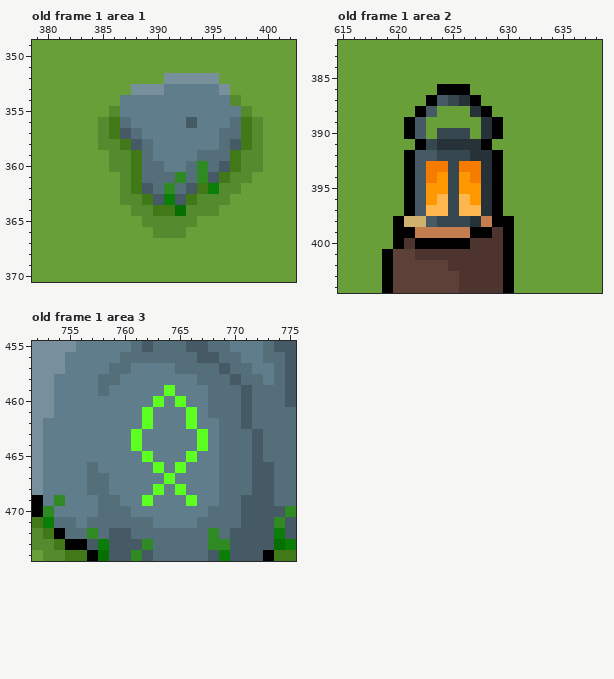
Pixel-art file, stored at Aseprite/Clipboard_leafy_background.aseprite. The first picture shows the starting point.
800x500 pixels, 1 frame. Shown: old frame 1 area 1: x 379..402, y 349..370; old frame 1 area 2: x 615..638, y 382..404; old frame 1 area 3: x 752..775, y 455..474. The commit also changed other frames or places, which this record leaves out.
Now the later version:
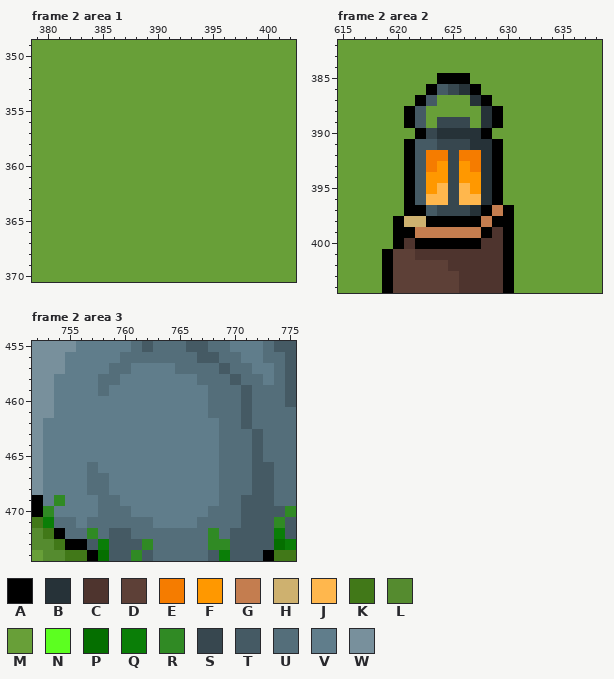
Palette (. is transparent): A #000000  B #263238  C #4e342e  D #5d4037  E #f57c00  F #ff9800  G #c47d4f  H #ceb16f  J #ffb74d  K #417818  L #558b2f  M #689f38  N #5cff20  P #056f00  Q #0a7e07  R #308a24  S #37474f  T #455a64  U #546e7a  V #607d8b  W #78909c
A new or re-ordered frame is compared with the old frame closest to it.
Change:
frames 1 -> 2
--- frame 2 area 1 is new; against old frame 1, layer "Objects"
@@ x 379..402 @@
 351 MMMMMMMMMMMMMMMMMMMMMMMM
-352 MMMMMMMMMMMMWWWWWMMMMMMM
-353 MMMMMMMMMWWWVVVVVWMMMMMM
-354 MMMMMMMMVVVVVVVVVVLMMMMM
-355 MMMMMMMLVVVVVVVVVVVLMMMM
-356 MMMMMMLKUVVVVVTVVVUKLMMM
-357 MMMMMMLKTUVVVVVVVUUKLMMM
-358 MMMMMMLLKTUVVVVVVUTKLMMM
-359 MMMMMMMLLKUVVVVUUUKLLMMM
-360 MMMMMMMLLKUUVVURUTKLLMMM
-361 MMMMMMMMLKUUURURTKLLMMMM
-362 MMMMMMMMLKTURUTKQLLMMMMM
-363 MMMMMMMMLLKTQTKLLLMMMMMM
-364 MMMMMMMMMLLKKPLLLMMMMMMM
-365 MMMMMMMMMMLLLLLMMMMMMMMM
-366 MMMMMMMMMMMLLLMMMMMMMMMM
+352 MMMMMMMMMMMMMMMMMMMMMMMM
+353 MMMMMMMMMMMMMMMMMMMMMMMM
+354 MMMMMMMMMMMMMMMMMMMMMMMM
+355 MMMMMMMMMMMMMMMMMMMMMMMM
+356 MMMMMMMMMMMMMMMMMMMMMMMM
+357 MMMMMMMMMMMMMMMMMMMMMMMM
+358 MMMMMMMMMMMMMMMMMMMMMMMM
+359 MMMMMMMMMMMMMMMMMMMMMMMM
+360 MMMMMMMMMMMMMMMMMMMMMMMM
+361 MMMMMMMMMMMMMMMMMMMMMMMM
+362 MMMMMMMMMMMMMMMMMMMMMMMM
+363 MMMMMMMMMMMMMMMMMMMMMMMM
+364 MMMMMMMMMMMMMMMMMMMMMMMM
+365 MMMMMMMMMMMMMMMMMMMMMMMM
+366 MMMMMMMMMMMMMMMMMMMMMMMM
 367 MMMMMMMMMMMMMMMMMMMMMMMM
--- frame 2 area 2 is new; against old frame 1, layer "Objects"
@@ x 619..632 @@
 384 MMMMMMMMMMMMMM
-385 MMMMMMMMMMMMMM
-386 MMMMMAAAMMMMMM
-387 MMMMATSBAMMMMM
-388 MMMATMMMBAMMMM
-389 MMATMMMMMBAMMM
-390 MMATMSSSMBAMMM
-391 MMMASBBBBAMMMM
-392 MMATTSSSBBAMMM
-393 MMATEESEEBAMMM
-394 MMATEFSFEBAMMM
-395 MMATFFSFFBAMMM
-396 MMATFJSJFBAMMM
-397 MMATJJSJJBAMMM
-398 MAHHTSSSBGAAMM
-399 MAAGGGGGAACAMM
-400 MACAAAAACCCAMM
+385 MMMMMAAAMMMMMM
+386 MMMMATSBAMMMMM
+387 MMMATMMMBAMMMM
+388 MMATMMMMMBAMMM
+389 MMATMSSSMBAMMM
+390 MMMASBBBBAMMMM
+391 MMATTSSSBBAMMM
+392 MMATEESEEBAMMM
+393 MMATEFSFEBAMMM
+394 MMATFFSFFBAMMM
+395 MMATFJSJFBAMMM
+396 MMATJJSJJBAMMM
+397 MMAATSSSBAGAMM
+398 MAHHAAAAAGAAMM
+399 MAAGGGGGGACAMM
+400 MACAAAAAACCAMM
 401 ADDCCCCCCCCAMM
--- frame 2 area 3 is new; against old frame 1, layer "Objects"
@@ x 759..769 @@
 458 UVVVVVVVUUU
-459 VVVVVNVVVUU
-460 VVVVNVNVVUU
-461 VVVNVVVNVUU
-462 VVVNVVVNVVU
-463 VVNVVVVVNVU
-464 VVNVVVVVNVU
-465 VVVNVVVNVVU
-466 VVVVNVNVVVU
-467 VVVVVNVVVVU
-468 VVVVNVNVVVU
-469 UVVNVVVNVVU
+459 VVVVVVVVVUU
+460 VVVVVVVVVUU
+461 VVVVVVVVVUU
+462 VVVVVVVVVVU
+463 VVVVVVVVVVU
+464 VVVVVVVVVVU
+465 VVVVVVVVVVU
+466 VVVVVVVVVVU
+467 VVVVVVVVVVU
+468 VVVVVVVVVVU
+469 UVVVVVVVVVU
 470 UUVVVVVVVUU
Changed places in both pictures, as pixel boxes (x1, y1, x2, y2):
changed: (98, 73, 263, 238)
changed: (404, 73, 514, 249)
changed: (131, 385, 208, 506)
